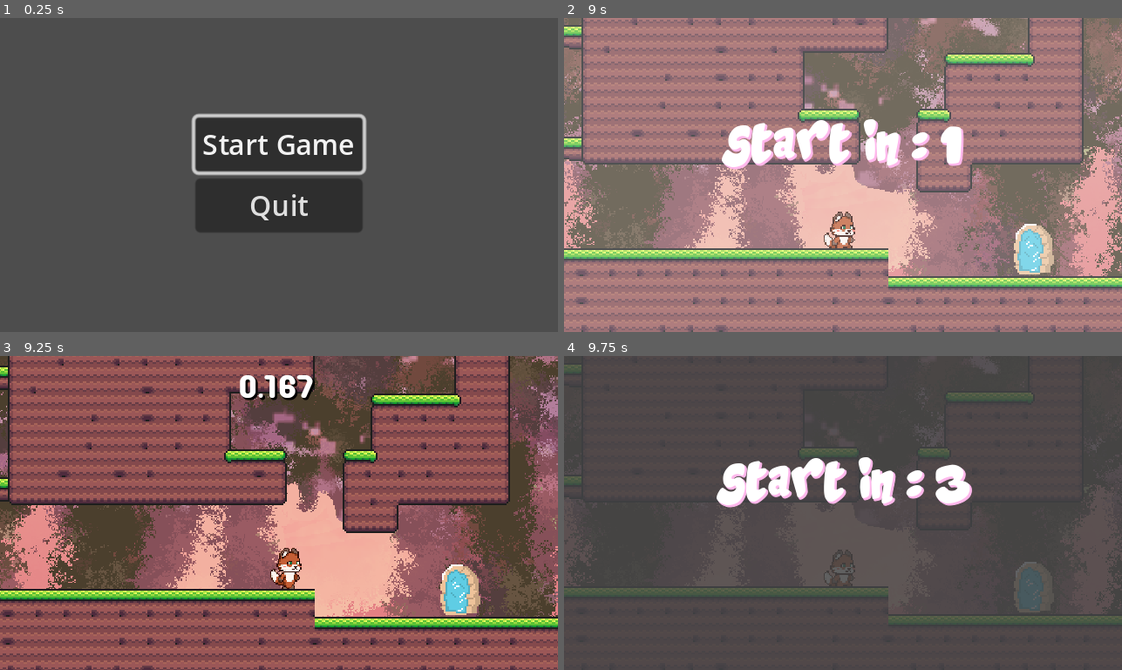
Above: before the commit, frames 1-4 (two rows, left to right).
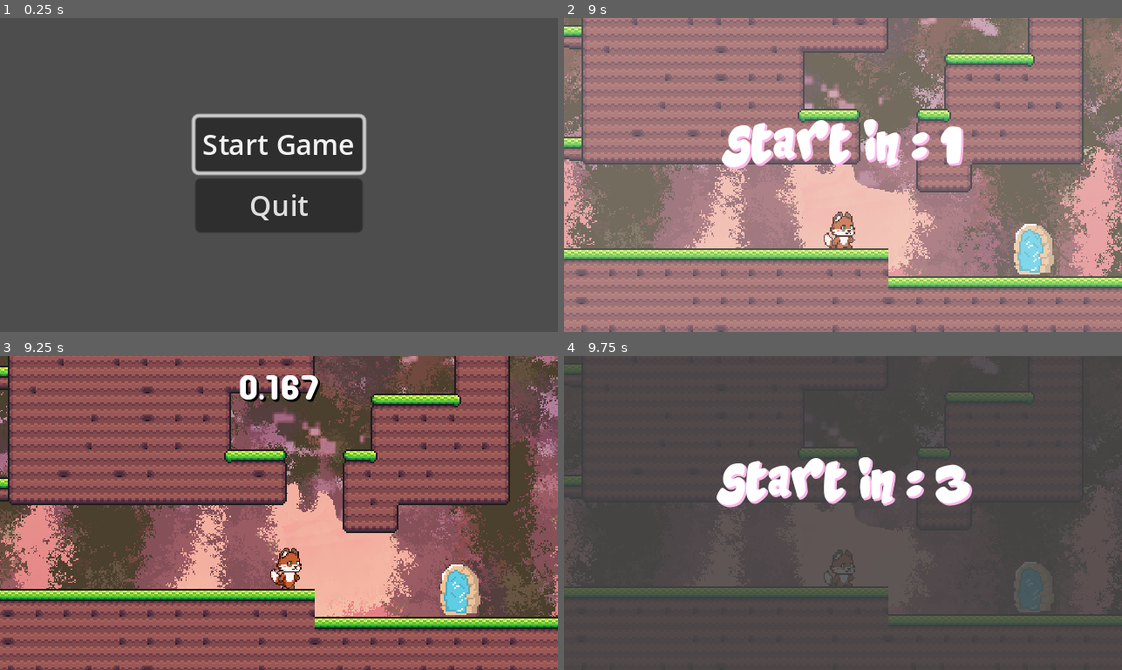
Above: after the commit, the same moments.

Repository: alwong18/AnimalExplorer
Game: Godot game, scene res://Scenes/start_menu.tscn
Two runs of this game, one before a commit and one after it. Both use one fixed random seed, a clock stepped at 60 frames per second and the inputs below. The engine's default icon, where the game draws it, is replaced by a stand-in: a white triangle on a blue panel in a dark square.
Inputs:
- Up to frame 1 (0.25 s): no input
- Up to frame 2 (9 s): click "Start Game" at 0.5 s; click "Start Game" at 1.25 s; tap Enter at 2, 4.25, 8 s; hold Right (move_right) 2.03-3.53 s; tap Space (shoot) at 2.1, 2.85, 3.5, 3.6, 4.35, 5.1, 5.75, 5.85, 6.6, 7.35, 8.1, 8.75, 8.85 s; tap Up (move_up) at 2.27, 3.02, 4.52, 5.27, 6.02, 7.52, 8.27 s; hold Left (move_left) 3.53-4.28 s; hold Right (move_right) 4.28-5.78 s; hold Left (move_left) 5.78-6.53 s; hold Right (move_right) 6.53-7.28 s; hold Left (move_left) 7.28-8.78 s; hold Right (move_right) from 8.78 s (still down)
- Up to frame 3 (9.25 s): keep holding Right (move_right); tap Up (move_up) at 9.02 s
- Up to frame 4 (9.75 s): keep holding Right (move_right); tap Space (shoot) at 9.6 s

Frames 1-2 are identical in both runs. In frame 3, 0.6% of the frame differs, in the area x 42-58%, y 6-15%; in frame 4, nothing differs.
Error in both runs: Cannot call method 'change_scene_to_file' on a null value. (res://Scripts/start_menu.gd:11)

Commit message:
all 4 bgm done
just add player to seperate lvl scenes

Diff:
--- /dev/null
+++ b/2.tscn
@@ -0,0 +1,7 @@
+[gd_scene load_steps=2 format=3 uid="uid://b60epjdc2h37t"]
+
+[ext_resource type="AudioStream" uid="uid://d0bry8j3atwin" path="res://in-the-forest-ambient-acoustic-guitar-instrumental-background-music-for-videos-5718.mp3" id="1_qexlb"]
+
+[node name="2" type="AudioStreamPlayer"]
+stream = ExtResource("1_qexlb")
+volume_db = 10.0
--- /dev/null
+++ b/3.tscn
@@ -0,0 +1,8 @@
+[gd_scene load_steps=2 format=3 uid="uid://u5sn0vsepawk"]
+
+[ext_resource type="AudioStream" uid="uid://cnddp6d2hua5s" path="res://edge-of-darkness-dark-cinematic-film-score-113975.mp3" id="1_p3ple"]
+
+[node name="3" type="AudioStreamPlayer"]
+stream = ExtResource("1_p3ple")
+volume_db = 10.0
+autoplay = true
--- /dev/null
+++ b/4.tscn
@@ -0,0 +1,6 @@
+[gd_scene load_steps=2 format=3 uid="uid://dr6qwxeqd684d"]
+
+[ext_resource type="AudioStream" uid="uid://dm47wn3vxf4c8" path="res://dark-secrets-at-the-black-castle-163584.mp3" id="1_4elki"]
+
+[node name="4" type="AudioStreamPlayer"]
+stream = ExtResource("1_4elki")
--- a/Scenes/World.gd
+++ b/Scenes/World.gd
@@ -7,6 +7,7 @@
 @onready var animation_player = $AnimationPlayer
 @onready var start_in = %StartIn
 @onready var level_completed = $CanvasLayer/LevelCompleted
+@onready var yuh = $yuh
 
 # Called when the node enters the scene tree for the first time.
 func _ready():
--- a/Scenes/World.tscn
+++ b/Scenes/World.tscn
@@ -4,11 +4,12 @@
 [ext_resource type="Script" path="res://Scenes/World.gd" id="1_tv3gm"]
 [ext_resource type="FontFile" uid="uid://ca30al1di8cyx" path="res://Magic Sound.ttf" id="3_5pd06"]
 [ext_resource type="FontFile" uid="uid://xowdec88kdac" path="res://gomarice_round_pop.ttf" id="3_jup1d"]
-[ext_resource type="PackedScene" path="res://portal.tscn" id="3_uddul"]
+[ext_resource type="PackedScene" uid="uid://ce7nouhtqom6x" path="res://portal.tscn" id="3_uddul"]
 
 [sub_resource type="LabelSettings" id="LabelSettings_8mmjr"]
 line_spacing = 4.0
 font = ExtResource("3_jup1d")
+font_size = 17
 outline_color = Color(0, 0, 0, 1)
 shadow_color = Color(0, 0, 0, 1)
 
--- a/Scenes/level_four.tscn
+++ b/Scenes/level_four.tscn
@@ -1,7 +1,8 @@
-[gd_scene load_steps=3 format=3 uid="uid://br26g2x6fjapb"]
+[gd_scene load_steps=4 format=3 uid="uid://br26g2x6fjapb"]
 
 [ext_resource type="PackedScene" uid="uid://k5rl6ostil4q" path="res://Scenes/World.tscn" id="1_7j3ye"]
 [ext_resource type="PackedScene" uid="uid://ooi8ihg1m42k" path="res://Scenes/level_3_tile_map.tscn" id="2_2t15f"]
+[ext_resource type="PackedScene" uid="uid://dr6qwxeqd684d" path="res://4.tscn" id="3_oh2um"]
 
 [node name="LevelFour" instance=ExtResource("1_7j3ye")]
 
@@ -17,5 +18,9 @@
 
 [node name="Sprite2D" type="Sprite2D" parent="ParallaxBackground/ParallaxLayer" index="0"]
 
-[node name="Portal" parent="." index="4"]
+[node name="Portal" parent="." index="5"]
 position = Vector2(543, 59)
+
+[node name="4" parent="." index="6" instance=ExtResource("3_oh2um")]
+volume_db = 10.0
+autoplay = true
--- a/Scenes/level_one.tscn
+++ b/Scenes/level_one.tscn
@@ -1,6 +1,7 @@
-[gd_scene load_steps=12 format=3 uid="uid://d6u4p8bf0vfe"]
+[gd_scene load_steps=13 format=3 uid="uid://d6u4p8bf0vfe"]
 
 [ext_resource type="PackedScene" uid="uid://k5rl6ostil4q" path="res://Scenes/World.tscn" id="1_7hj86"]
+[ext_resource type="PackedScene" uid="uid://758ovr0ci41n" path="res://lvl_1_bgm.tscn" id="2_gpddt"]
 [ext_resource type="PackedScene" uid="uid://8oocy0wrsac1" path="res://Scenes/level_1_tile_map.tscn" id="2_x3bm2"]
 [ext_resource type="PackedScene" uid="uid://sxvpbxfepvh5" path="res://berries.tscn" id="3_pbbn2"]
 [ext_resource type="PackedScene" uid="uid://lcq5ylcf8lp5" path="res://Scenes/walking_enemy.tscn" id="3_sqda2"]
@@ -13,6 +14,8 @@
 [ext_resource type="PackedScene" uid="uid://bpdbef64mutk8" path="res://Scenes/level_two.tscn" id="11_jj5ob"]
 
 [node name="LevelOne" instance=ExtResource("1_7hj86")]
+
+[node name="lvl1bgm" parent="Player" index="6" instance=ExtResource("2_gpddt")]
 
 [node name="Level1TileMap" parent="." index="1" instance=ExtResource("2_x3bm2")]
 position = Vector2(19, 0)
--- a/Scenes/level_two.tscn
+++ b/Scenes/level_two.tscn
@@ -1,9 +1,10 @@
-[gd_scene load_steps=5 format=3 uid="uid://bpdbef64mutk8"]
+[gd_scene load_steps=6 format=3 uid="uid://bpdbef64mutk8"]
 
 [ext_resource type="PackedScene" uid="uid://k5rl6ostil4q" path="res://Scenes/World.tscn" id="1_6hlqk"]
 [ext_resource type="PackedScene" uid="uid://bi8y45dup61mv" path="res://Scenes/level_2_tile_map.tscn" id="2_1ib1o"]
 [ext_resource type="Texture2D" uid="uid://bcwlcbq5tgkvx" path="res://sunset forest-export.png" id="3_sagoy"]
 [ext_resource type="PackedScene" uid="uid://jjmqf5wqxvqu" path="res://Scenes/level_three.tscn" id="4_oypf2"]
+[ext_resource type="PackedScene" uid="uid://b60epjdc2h37t" path="res://2.tscn" id="5_2yau3"]
 
 [node name="LevelTwo" instance=ExtResource("1_6hlqk")]
 
@@ -29,3 +30,6 @@
 [node name="Portal" parent="." index="5"]
 position = Vector2(0, 32)
 next_level = ExtResource("4_oypf2")
+
+[node name="2" parent="." index="6" instance=ExtResource("5_2yau3")]
+autoplay = true
--- a/Scenes/player.tscn
+++ b/Scenes/player.tscn
@@ -1,10 +1,11 @@
-[gd_scene load_steps=22 format=3 uid="uid://b5doxaq34uvii"]
+[gd_scene load_steps=23 format=3 uid="uid://b5doxaq34uvii"]
 
 [ext_resource type="Script" path="res://Scripts/player.gd" id="1_u82nx"]
 [ext_resource type="Resource" uid="uid://cd1foekh3anh6" path="res://DefaultMovementData.tres" id="2_51fm6"]
-[ext_resource type="Texture2D" path="res://fox idle sprite sheet.png" id="3_5dorw"]
-[ext_resource type="Texture2D" path="res://fox jump sprite sheet.png" id="4_gxpvc"]
-[ext_resource type="Texture2D" path="res://fox walk sprite sheet.png" id="5_71x8c"]
+[ext_resource type="Texture2D" uid="uid://uvsdwvx6m6e1" path="res://fox idle sprite sheet.png" id="3_5dorw"]
+[ext_resource type="Texture2D" uid="uid://4wwdqu0bisr8" path="res://fox jump sprite sheet.png" id="4_gxpvc"]
+[ext_resource type="Texture2D" uid="uid://d3w0wvxat3pms" path="res://fox walk sprite sheet.png" id="5_71x8c"]
+[ext_resource type="AudioStream" uid="uid://cftrvto48msls" path="res://sunny-valley-155812.mp3" id="6_mpu6q"]
 
 [sub_resource type="AtlasTexture" id="AtlasTexture_aoqha"]
 atlas = ExtResource("3_5dorw")
@@ -158,3 +159,6 @@
 offset_bottom = 23.0
 grow_horizontal = 2
 metadata/_edit_use_anchors_ = true
+
+[node name="AudioStreamPlayer2D" type="AudioStreamPlayer2D" parent="."]
+stream = ExtResource("6_mpu6q")
--- /dev/null
+++ b/lvl_1_bgm.tscn
@@ -0,0 +1,8 @@
+[gd_scene load_steps=2 format=3 uid="uid://758ovr0ci41n"]
+
+[ext_resource type="AudioStream" uid="uid://cftrvto48msls" path="res://sunny-valley-155812.mp3" id="1_r5sgh"]
+
+[node name="lvl1bgm" type="AudioStreamPlayer"]
+stream = ExtResource("1_r5sgh")
+volume_db = 10.0
+autoplay = true
--- a/project.godot
+++ b/project.godot
@@ -66,10 +66,6 @@
 2d_physics/layer_1="World"
 2d_physics/layer_2="Characters"
 
-[physics]
-
-common/physics_jitter_fix=0.5
-
 [rendering]
 
 textures/canvas_textures/default_texture_filter=0
Not shown, added: dark-secrets-at-the-black-castle-163584.mp3.import
Not shown, added: edge-of-darkness-dark-cinematic-film-score-113975.mp3.import
Not shown, changed: in-the-forest-ambient-acoustic-guitar-instrumental-background-music-for-videos-5718.mp3.import
Not shown, added: sunny-valley-155812.mp3.import
Not shown, changed: timer.tscn
Not shown, added: dark-secrets-at-the-black-castle-163584.mp3
Not shown, added: edge-of-darkness-dark-cinematic-film-score-113975.mp3
Not shown, added: sunny-valley-155812.mp3
